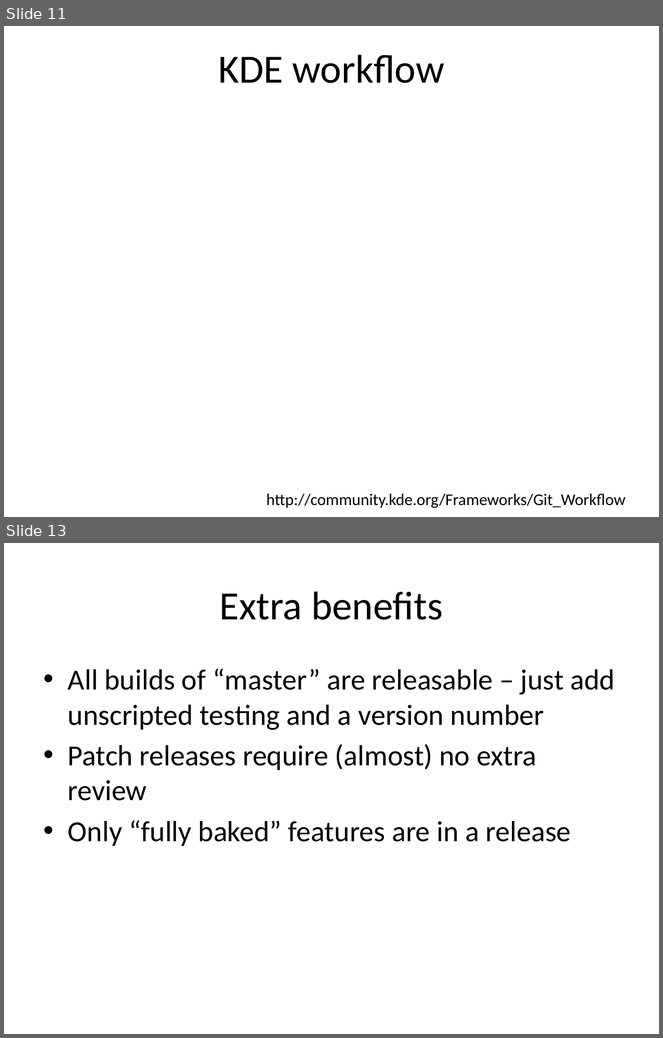
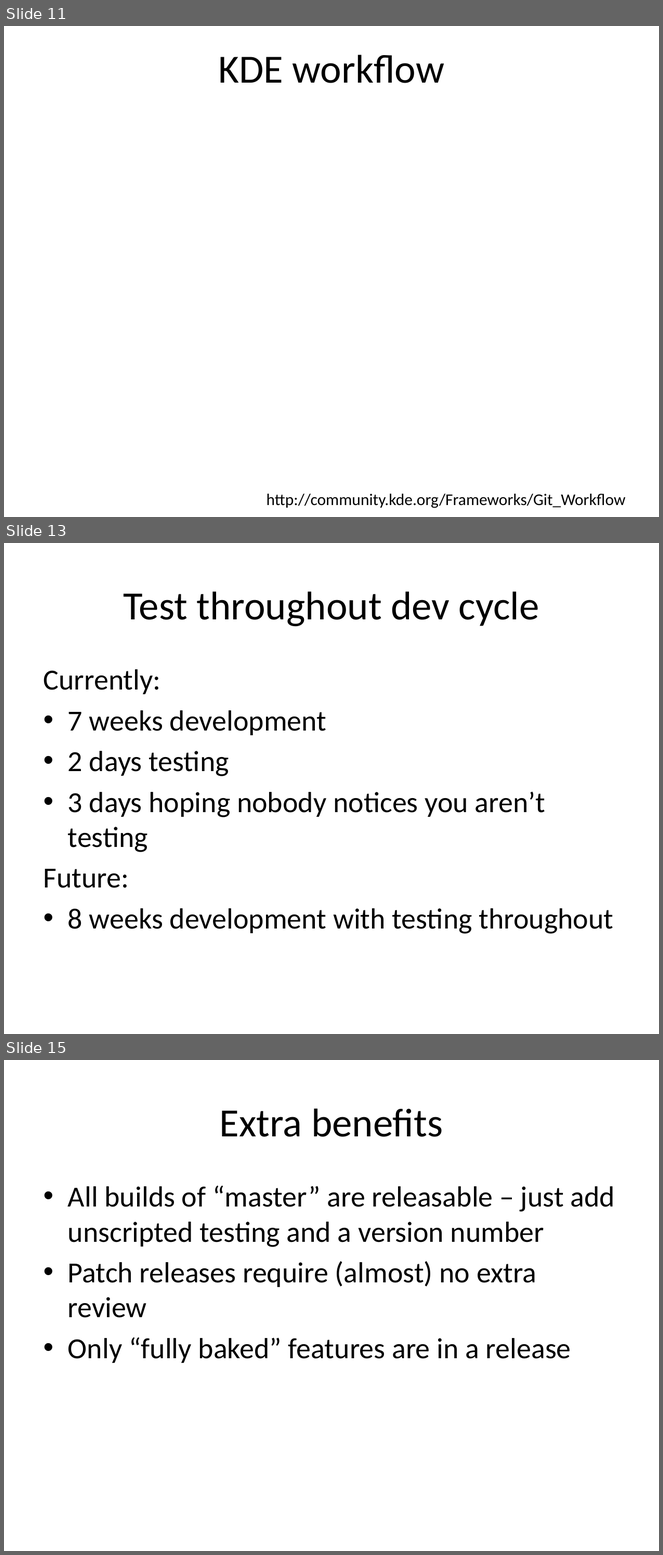
Before and after one commit to mantidproject/documents, a slide deck: Presentations/DevMeeting20120208_stablemaster.pptx. Shown one above the other, each under a label of ours: slides 11 and 13 before the commit, slides 11, 13 and 15 after it; the slides between them are not shown. The pictures are 663x1038 and 663x1555 pixels, drawn with LibreOffice and Linux fonts; fonts in the diff are those of the drawing; background and template pictures are left out. Boxes give left, top, right and bottom in pixels: in the first picture for what was removed or moved away, otherwise in the second. Text is boxed around its words. In the diff, an @@ line names an element or a change of style, - is before the commit and + after.

```diff
--- a/Presentations/DevMeeting20120208_stablemaster.pptx
+++ b/Presentations/DevMeeting20120208_stablemaster.pptx
@@ slide 13 added at [4,543,659,1034], background #FFFFFF @@
@@ title added at [123,591,540,627], 44 pt, text #000000 @@
+Test throughout dev cycle
@@ text added at [44,669,614,934], 32 pt, text #000000 @@
+Currently:
+• 7 weeks development
+• 2 days testing
+• 3 days hoping nobody notices you aren’t testing
+Future:
+• 8 weeks development with testing throughout
@@ what was slide 13 is now slide 15 @@
```
Also in this commit, not shown: 3 slides changed, 1 other slide added.
